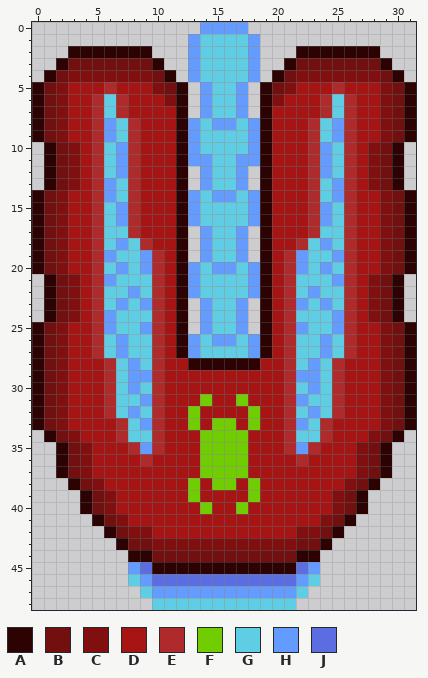
Two versions of one pixel-art sprite, units/Fulgorian/Fulgorian Spitter/fg_spit.png. Above: the version before the commit.
The file is 32x49 pixels.
Palette (. is transparent): A #2d0202  B #720f0f  C #820f0f  D #a61414  E #af2b2b  F #70ce00  G #5fcde4  H #639bff  J #5b6ee1
Now the later version:
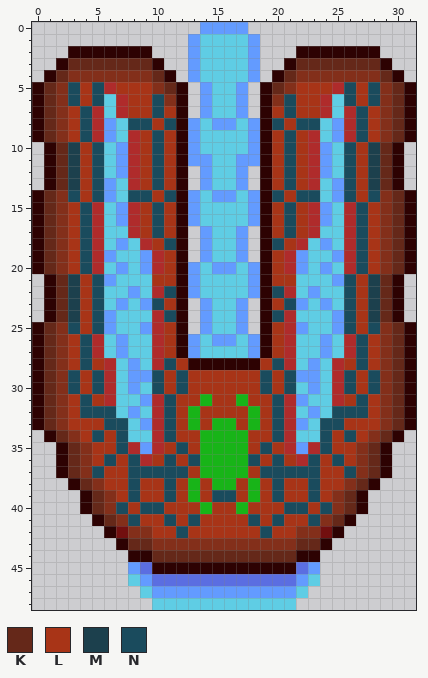
Colours new in this view: K #652819  L #a83417  M #1c404d  N #1a4b5d
Edits made:
colour C: #820f0f -> #832f1a
colour F: #70ce00 -> #18b418
y 3: x 3..9 BBBBBBB -> KKKKKKK; x 22..28 BBBBBBB -> KKKKKKK
y 4: x 2 B -> K; x 10 B -> K; x 21 B -> K; x 29 B -> K
y 5: x 1 B -> K; x 3..5 DDD -> NLN; x 7..9 DDD -> LLL; x 11 B -> K; x 20 B -> K; x 22..24 DDD -> LLL; x 26..28 DDD -> NLN; x 30 B -> K
y 6: x 1 B -> K; x 3..5 DDE -> NLN; x 8..10 DDD -> LLN; x 21..23 DDD -> NLL; x 26..28 EDD -> NLN; x 30 B -> K
y 7: x 1 B -> K; x 3..4 DD -> LN; x 8..11 DDDD -> LLNL; x 20..23 DDDD -> LNLL; x 27..28 DD -> NL; x 30 B -> K
y 8: x 1 B -> K; x 3..4 DD -> LN; x 8..11 EDDD -> NNLN; x 20..23 DDDE -> NLNN; x 27..28 DD -> NL; x 30 B -> K
y 9: x 1 B -> K; x 3..4 DD -> LN; x 9..11 DDD -> LNL; x 20..22 DDD -> LNL; x 27..28 DD -> NL; x 30 B -> K
y 10..13: x 2..5 BCDE -> KMLN; x 9..11 DDD -> LNL; x 20..22 DDD -> LNL; x 26..29 EDCB -> NLMK
y 14: x 1 B -> K; x 3..5 DDE -> NLN; x 8..11 EDDD -> NNLN; x 20..23 DDDE -> NLNN; x 26..28 EDD -> NLN; x 30 B -> K
y 15..17: x 1 B -> K; x 3..4 DD -> LN; x 9..11 DDD -> LNL; x 20..22 DDD -> LNL; x 27..28 DD -> NL; x 30 B -> K
y 18: x 1 B -> K; x 3..4 DD -> LN; x 10..11 DD -> LN; x 20..21 DD -> NL; x 27..28 DD -> NL; x 30 B -> K
y 19..20: x 1 B -> K; x 3..4 DD -> LN; x 11 D -> L; x 20 D -> L; x 27..28 DD -> NL; x 30 B -> K
y 21: x 2..5 BCDE -> KMLN; x 10..11 ED -> LL; x 20..21 DE -> LL; x 26..29 EDCB -> NLMK
y 22: x 2..5 BCDE -> KMLN; x 11 D -> N; x 20 D -> N; x 26..29 EDCB -> NLMK
y 23: x 2..5 BCDE -> KMLN; x 10..11 ED -> NL; x 20..21 DE -> LN; x 26..29 EDCB -> NLMK
y 24: x 2..5 BCDE -> KMLN; x 11 D -> N; x 20 D -> N; x 26..29 EDCB -> NLMK
y 25: x 1 B -> K; x 3..5 DDE -> NLN; x 11 D -> L; x 20 D -> L; x 26..28 EDD -> NLN; x 30 B -> K
y 26..27: x 1 B -> K; x 3..4 DD -> LN; x 11 D -> L; x 20 D -> L; x 27..28 DD -> NL; x 30 B -> K
y 28: x 1 B -> K; x 3..5 DDD -> LNL; x 11..12 DD -> NL; x 19..20 DD -> LN; x 26..28 DDD -> LNL; x 30 B -> K
y 29..30: x 1 B -> K; x 3..5 DDD -> NLN; x 10..21 EDDDDDDDDDDE -> NLNLLLLLLNLN; x 26..28 DDD -> NLN; x 30 B -> K
y 31: x 1 B -> K; x 3..5 DDD -> LNL; x 11..13 DDD -> NLL; x 15..16 DD -> LL; x 18..20 DDD -> LLN; x 26..28 DDD -> LNL; x 30 B -> K
y 32: x 1 B -> K; x 3..6 DDDE -> LNNN; x 11..12 DD -> NL; x 14..17 DDDD -> LLLL; x 19..20 DD -> LN; x 25..28 EDDD -> NNNL; x 30 B -> K
y 33: x 1 B -> K; x 3..7 DDDDE -> LLLNN; x 11..12 DD -> NL; x 14 D -> L; x 17 D -> L; x 19..20 DD -> LN; x 24..28 EDDDD -> NNLLL; x 30 B -> K
y 34: x 2 B -> K; x 4..7 DDDE -> LNLN; x 11..13 DDD -> NLL; x 18..20 DDD -> LLN; x 24..27 EDDD -> NLNL; x 29 B -> K
y 35: x 3 B -> K; x 5..7 DDD -> LLN; x 11..13 DDD -> LNL; x 18..20 DDD -> LNL; x 24..26 DDD -> NLL; x 28 B -> K
y 36: x 3 B -> K; x 5..8 DDDD -> LNLN; x 10..13 DDDD -> LNLN; x 18..21 DDDD -> NLNL; x 23..26 DDDD -> NLNL; x 28 B -> K
y 37: x 3 B -> K; x 5..13 DDDDDDDDD -> NLLNNNNNL; x 18..26 DDDDDDDDD -> LNNNNNLLN; x 28 B -> K
y 38: x 4 B -> K; x 6..12 DDDDDDD -> LLNLLNL; x 14 D -> L; x 17 D -> L; x 19..25 DDDDDDD -> LNLLNLL; x 27 B -> K
y 39: x 5 B -> K; x 7..12 DDDDDD -> LNLLNL; x 14..17 DDDD -> LNNL; x 19..24 DDDDDD -> LNLLNL; x 26 B -> K
y 40: x 5 B -> K; x 7..13 DDDDDDD -> NLNNLLL; x 15..16 DD -> LL; x 18..24 DDDDDDD -> LLLNNLN; x 26 B -> K
y 41: x 6 B -> K; x 8..23 DDDDDDDDDDDDDDDD -> NLLNLNLLLLNLNLLN; x 25 B -> K
y 42: x 10..21 DDDDDDDDDDDD -> LLNLLLLLLNLL
y 43: x 8..9 BB -> KK; x 22..23 BB -> KK
y 44: x 10..21 BBBBBBBBBBBB -> KKKKKKKKKKKK
Pixel boxes of the changes (left, top, right, bottom) in both pictures:
changed: (44, 58, 404, 562)
